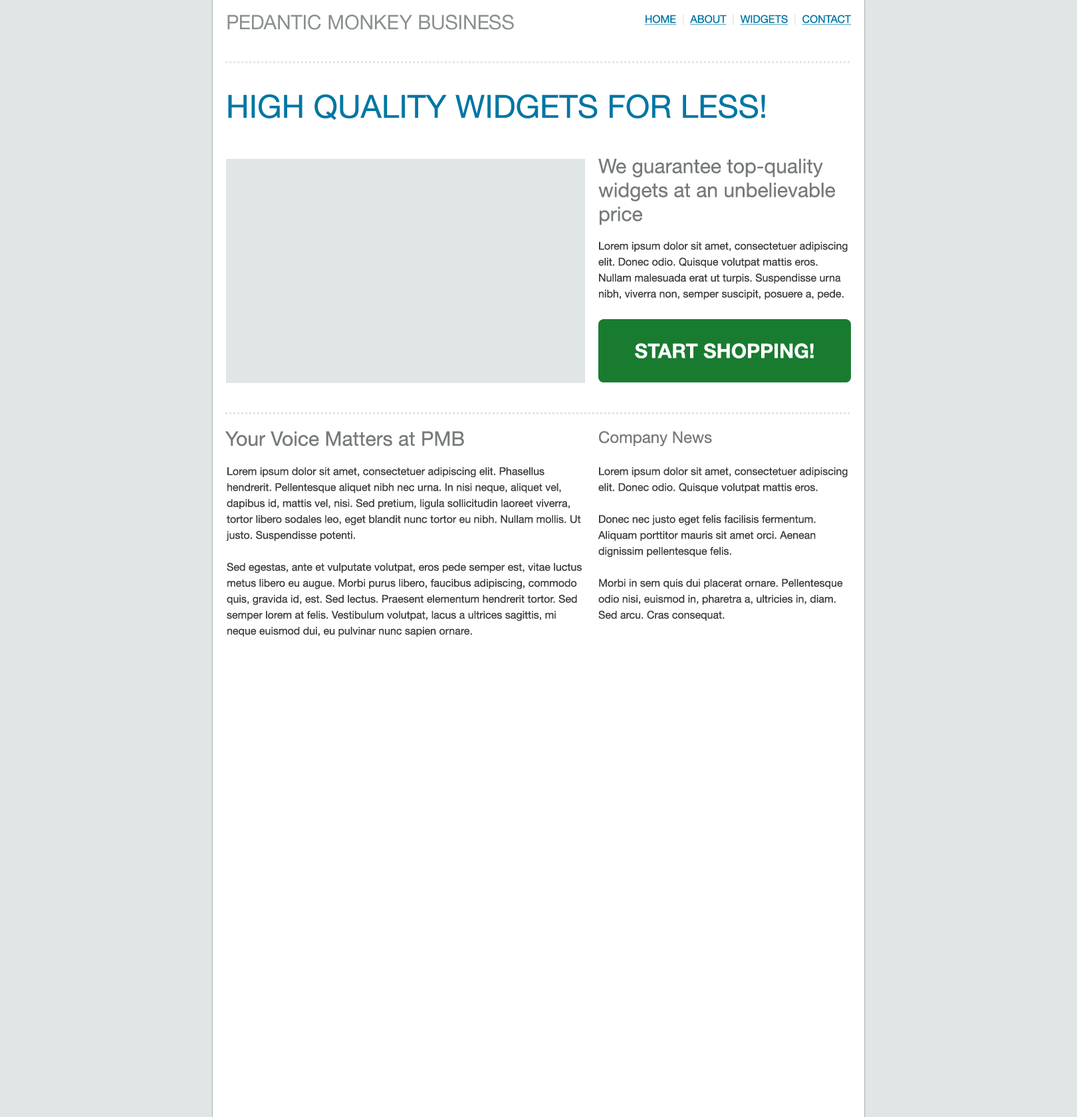
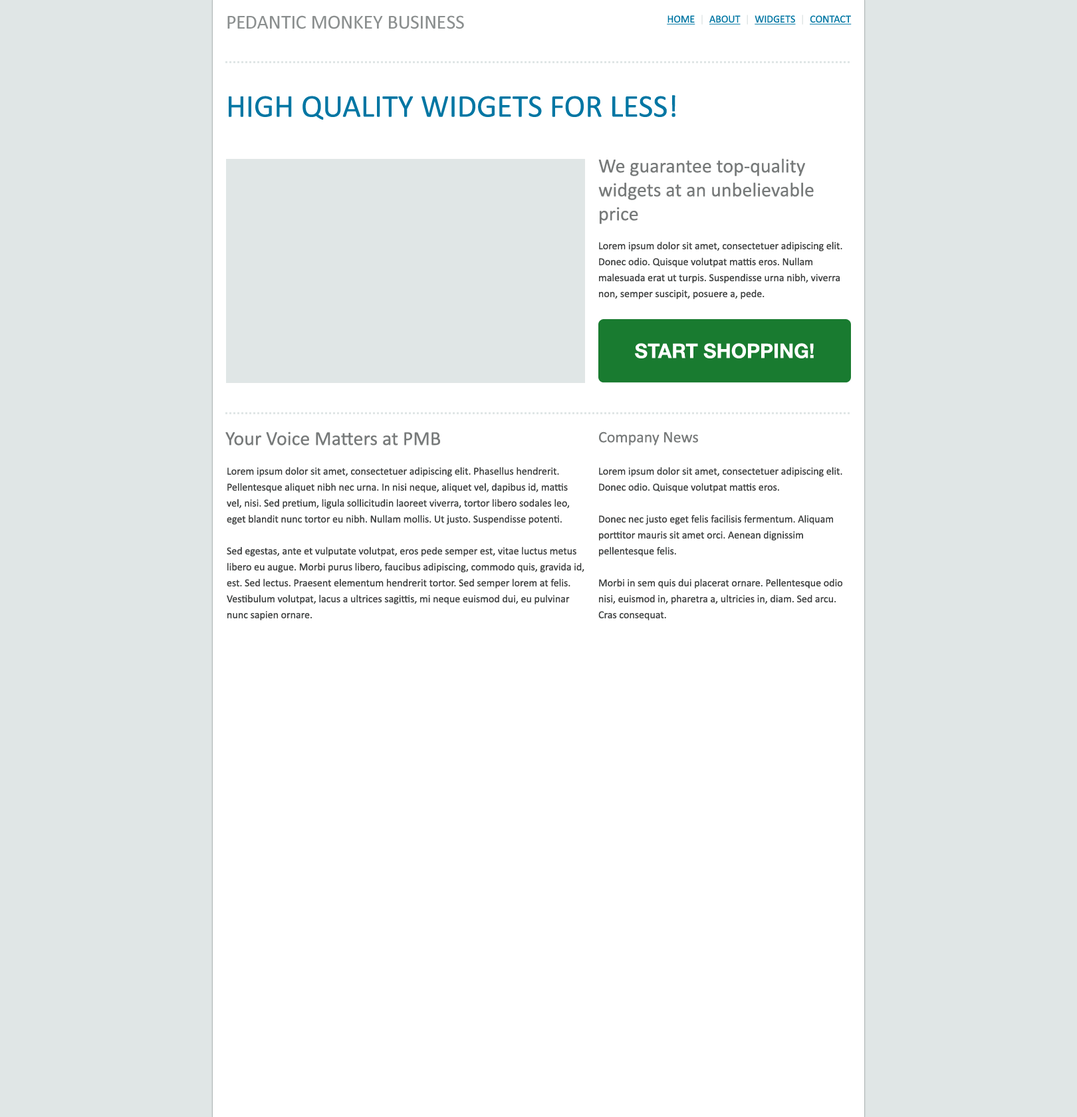
Layer changes from the first w=1077, h=1117 image to the second:
painted on "Lorem ipsum dolor sit amet, consectetuer adipiscing elit. Donec" (1st of 2, in "Text") over [597, 466, 848, 622]
painted on "Company News" over [599, 430, 713, 447]
painted on "Lorem ipsum dolor sit amet, consectetuer adipiscing elit. Phase" over [226, 466, 585, 638]
painted on "Your Voice Matters at PMB" over [225, 430, 465, 447]
painted on "Lorem ipsum dolor sit amet, consectetuer adipiscing elit. Donec" (2nd of 2, in "Text") over [598, 241, 848, 300]
painted on "We guarantee top-quality widgets at an unbelievable price" over [598, 158, 836, 226]
painted on "HIGH QUALITY WIDGETS FOR LESS!" over [228, 94, 766, 121]
painted on "HOME | ABOUT | WIDGETS | CONTACT" over [644, 13, 852, 26]
painted on "PEDANTIC MONKEY BUSINESS" over [227, 14, 515, 30]
